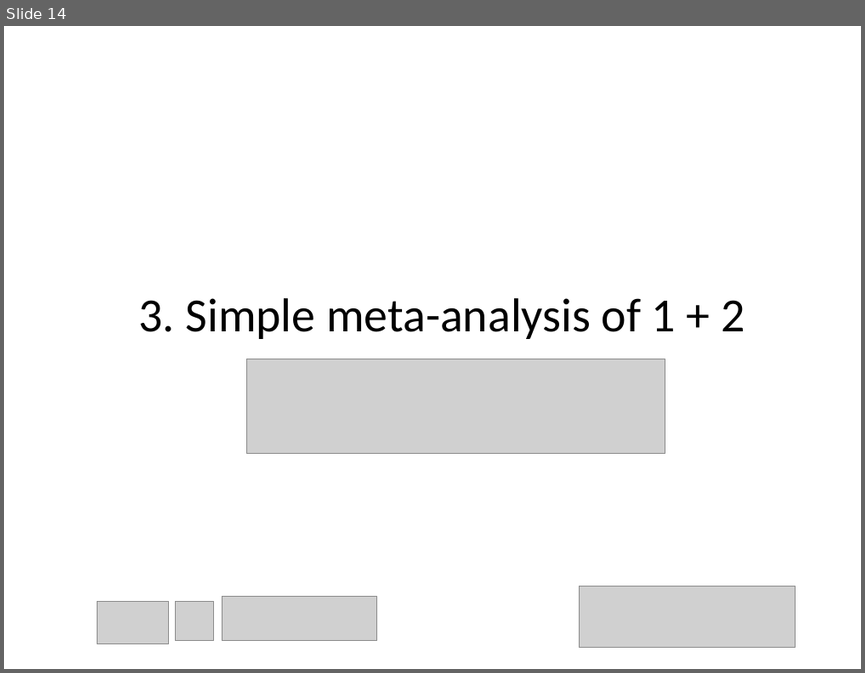
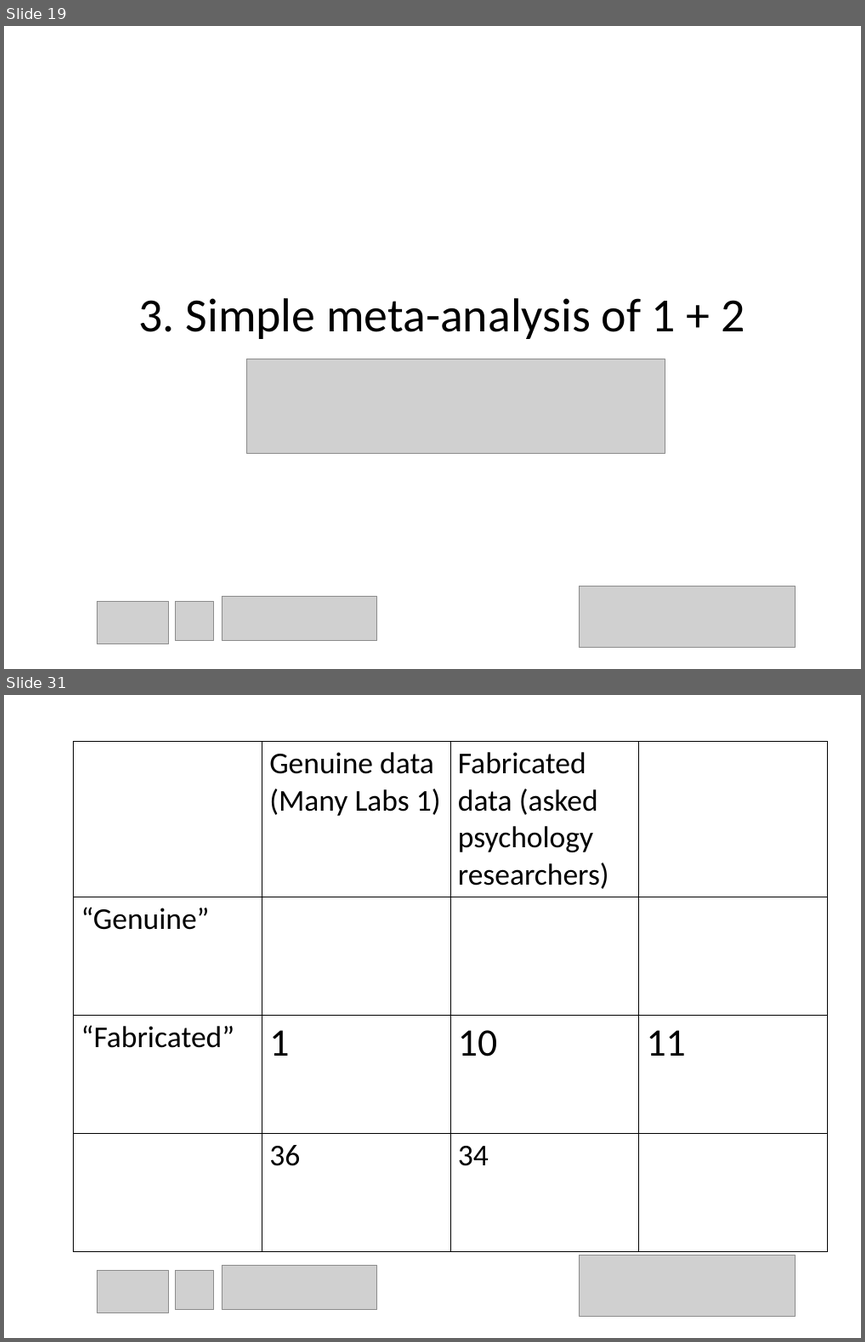
Before and after one commit to chartgerink/talks, a slide deck: 2015_2016/20160529 aps/how_to_detect_data_fab.odp. Shown one above the other, each under a label of ours: slide 14 before the commit, slides 19 and 31 after it; the slides between them are not shown. The pictures are 865x673 and 865x1342 pixels, drawn with LibreOffice and Linux fonts; fonts in the diff are those of the drawing; grey boxes stand for pictures. Boxes give left, top, right and bottom in pixels: in the first picture for what was removed or moved away, otherwise in the second. Text is boxed around its words. In the diff, an @@ line names an element or a change of style, - is before the commit and + after.

```diff
--- a/2015_2016/20160529 aps/how_to_detect_data_fab.odp
+++ b/2015_2016/20160529 aps/how_to_detect_data_fab.odp
@@ slide 31 added at (4, 695, 861, 1338), background #FFFFFF @@
@@ table added at (73, 741, 827, 1251), 4 rows, 4 columns @@
+ | Genuine data (Many Labs 1) | Fabricated data (asked psychology researchers) | 
+“Genuine” |  |  | 
+“Fabricated” | 1 | 10 | 11
+ | 36 | 34 | 
@@ picture added at (579, 1255, 794, 1316) @@
@@ picture added at (98, 1270, 169, 1313) @@
@@ picture added at (175, 1270, 214, 1310) @@
@@ picture added at (222, 1265, 377, 1310) @@
@@ what was slide 14 is now slide 19 @@
```
Also in this commit, not shown: 2 slides changed, 27 other slides added, 5 other files.
